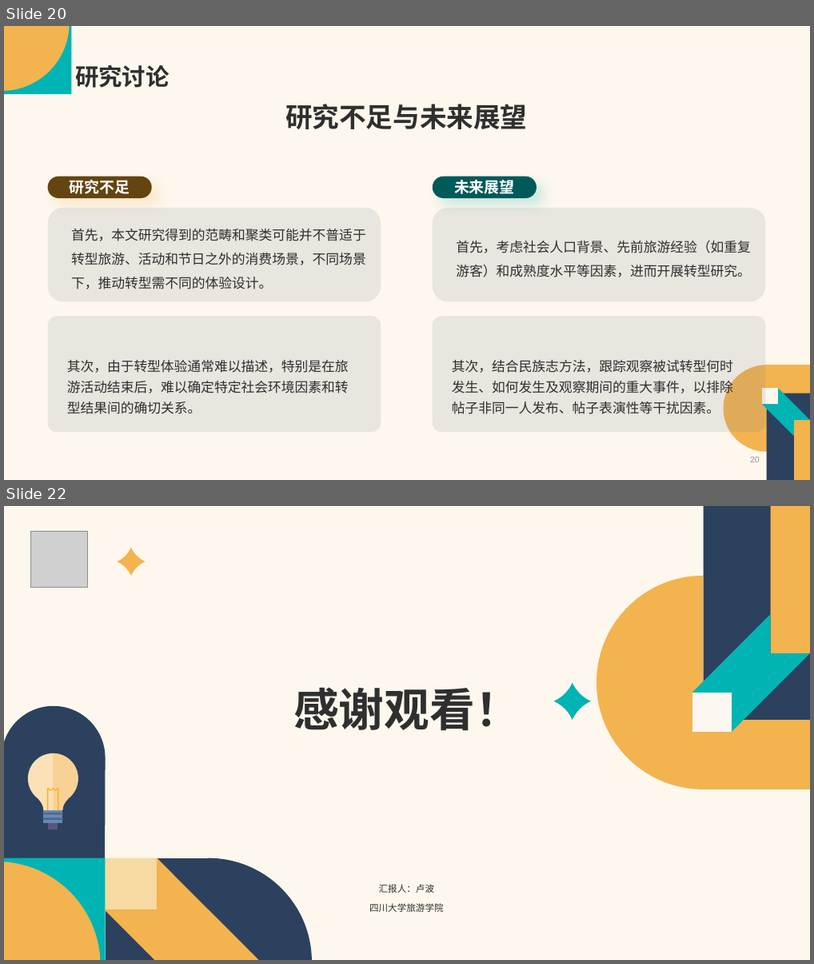
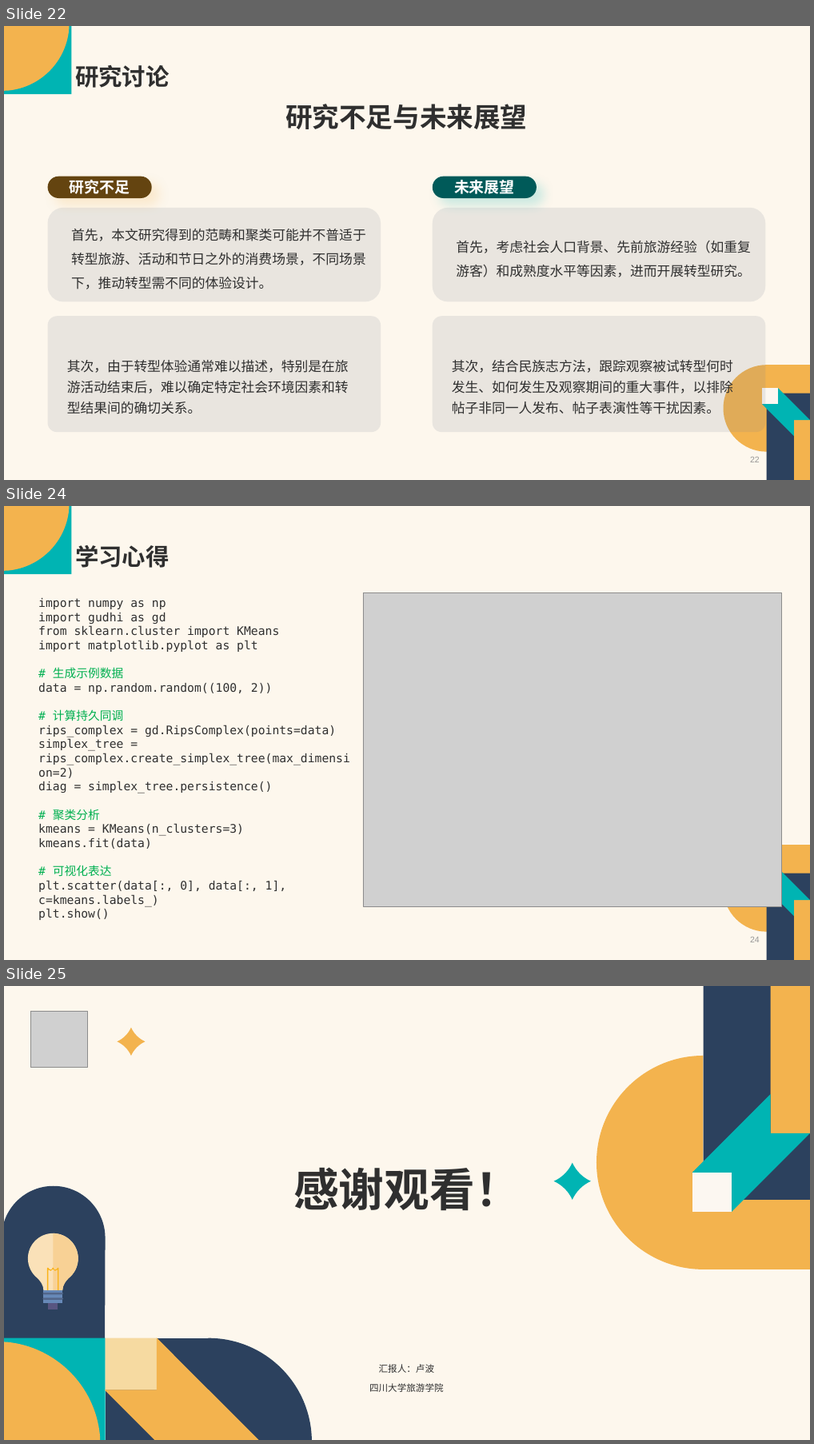
Before and after one commit to Vaelubo/Research, a slide deck: SSCI文章汇报-卢波.pptx. Shown one above the other, each under a label of ours: slides 20 and 22 before the commit, slides 22, 24 and 25 after it; the slides between them are not shown. The pictures are 814x964 and 814x1444 pixels, drawn with LibreOffice and Linux fonts; fonts in the diff are those of the drawing; grey boxes stand for pictures. Boxes give left, top, right and bottom in pixels: in the first picture for what was removed or moved away, otherwise in the second. Text is boxed around its words. In the diff, an @@ line names an element or a change of style, - is before the commit and + after.

```diff
--- a/SSCI文章汇报-卢波.pptx
+++ b/SSCI文章汇报-卢波.pptx
@@ slide 24 added at (4, 506, 810, 960), background #FDF0DC at 50% opacity; not listed: 6 template elements that a slide beside it also shows @@
@@ title added at (75, 545, 169, 568), 28 pt, text #2F2F2F, bold @@
+学习心得
@@ text added at (38, 598, 350, 920), 14 pt, text #2F2F2F @@
+import numpy as np
+import gudhi as gd
+from sklearn.cluster import KMeans
+import matplotlib.pyplot as plt
+# 生成示例数据
+data = np.random.random((100, 2))
+# 计算持久同调
+rips_complex = gd.RipsComplex(points=data)
+simplex_tree = rips_complex.create_simplex_tree(max_dimension=2)
+diag = simplex_tree.persistence()
+# 聚类分析
+kmeans = KMeans(n_clusters=3)
+kmeans.fit(data)
+# 可视化表达
+plt.scatter(data[:, 0], data[:, 1], c=kmeans.labels_)
+plt.show()
@@ picture added at (363, 592, 782, 906) @@
@@ page number added at (750, 936, 760, 942), 10 pt, text #979797 @@
+24
@@ what was slide 20 is now slide 22 @@
@@ what was slide 22 is now slide 25 @@
```
Also in this commit, not shown: 12 slides changed, 2 other slides added, 1 other file.
